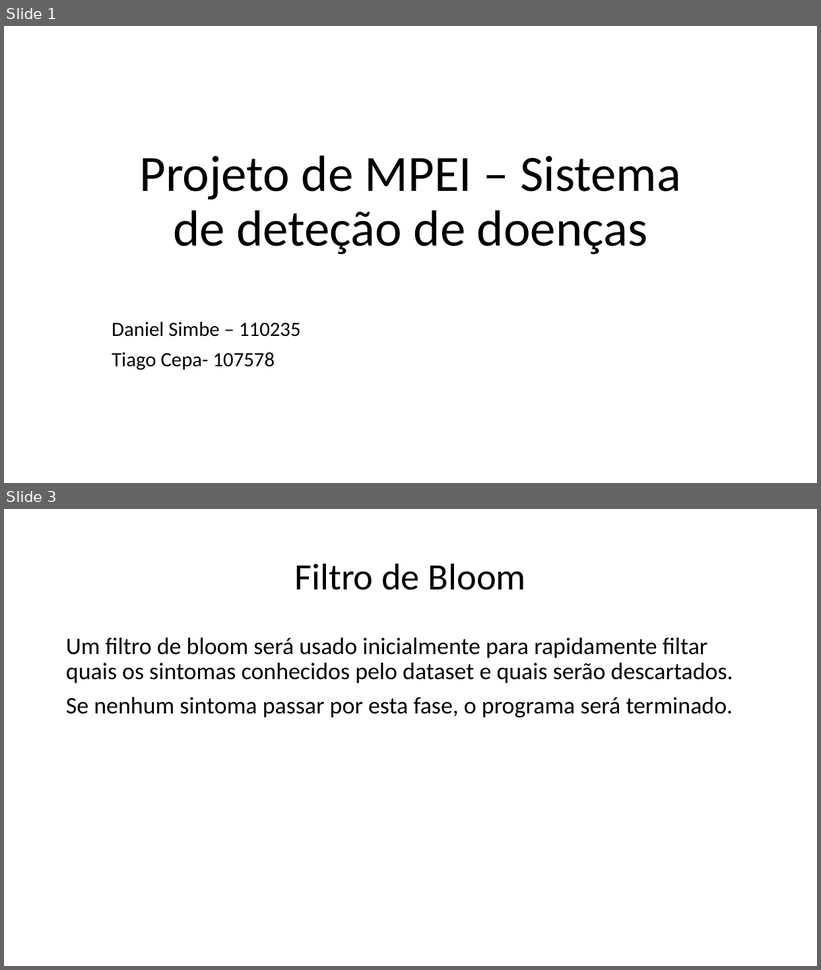
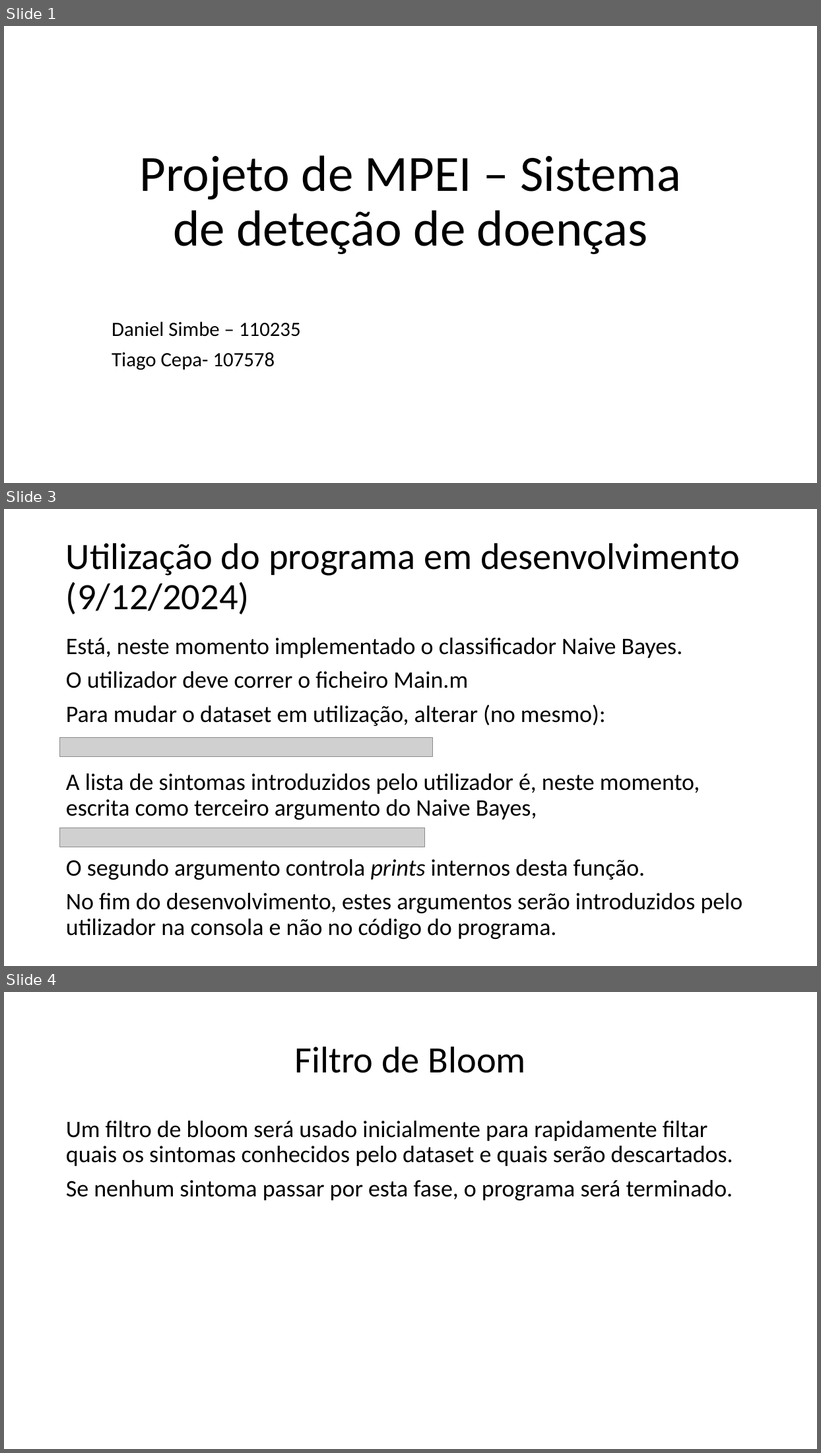
Before and after one commit to dani1244/MPEI-Proj, a slide deck: Projeto de MPEI – Sistema de deteção de.pptx. Shown one above the other, each under a label of ours: slides 1 and 3 before the commit, slides 1, 3 and 4 after it; the slides between them are not shown. The pictures are 821x970 and 821x1453 pixels, drawn with LibreOffice and Linux fonts; fonts in the diff are those of the drawing; grey boxes stand for pictures. Boxes give left, top, right and bottom in pixels: in the first picture for what was removed or moved away, otherwise in the second. Text is boxed around its words. In the diff, an @@ line names an element or a change of style, - is before the commit and + after.

Commit message:
Naive Bayes

```diff
--- a/Projeto de MPEI – Sistema de deteção de.pptx
+++ b/Projeto de MPEI – Sistema de deteção de.pptx
@@ slide 3 added at [4,509,817,966], background #FFFFFF @@
@@ title added at [66,543,740,615], 44 pt, text #000000 @@
+Utilização do programa em desenvolvimento (9/12/2024)
@@ text added at [66,638,743,939], 28 pt, text #000000 @@
+Está, neste momento implementado o classificador Naive Bayes.
+O utilizador deve correr o ficheiro Main.m
+Para mudar o dataset em utilização, alterar (no mesmo):
+A lista de sintomas introduzidos pelo utilizador é, neste momento, escrita como terceiro argumento do Naive Bayes,
+O segundo argumento controla prints internos desta função.
+No fim do desenvolvimento, estes argumentos serão introduzidos pelo utilizador na consola e não no código do programa.
@@ picture added at [60,738,433,757] @@
@@ picture added at [60,828,426,848] @@
@@ what was slide 3 is now slide 4 @@
```
Also in this commit, not shown: 1 slide changed, 4 other files.
